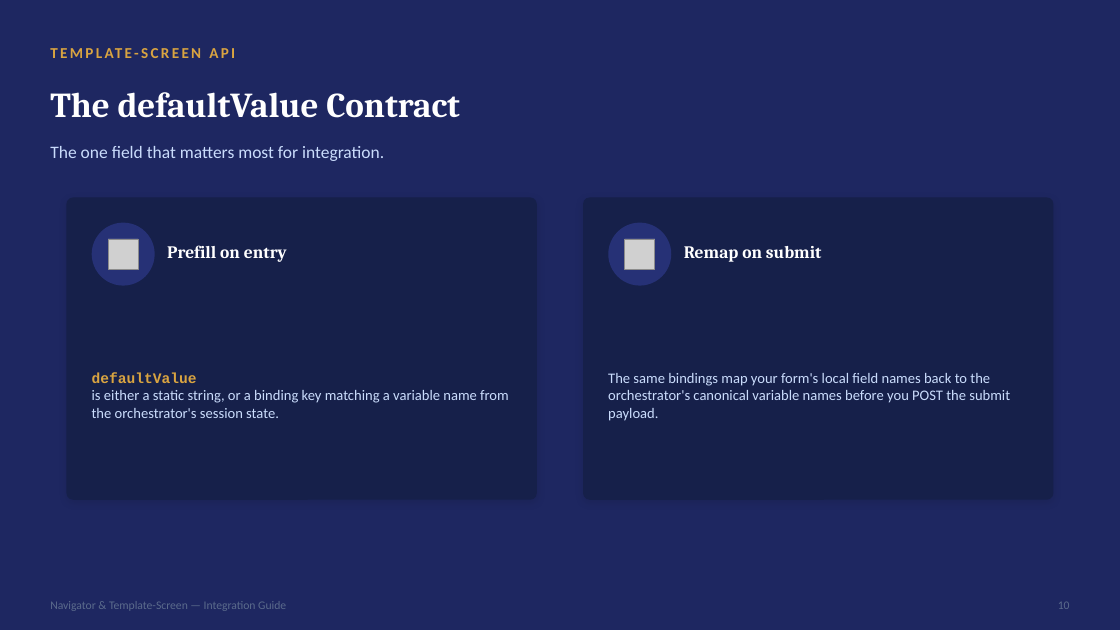
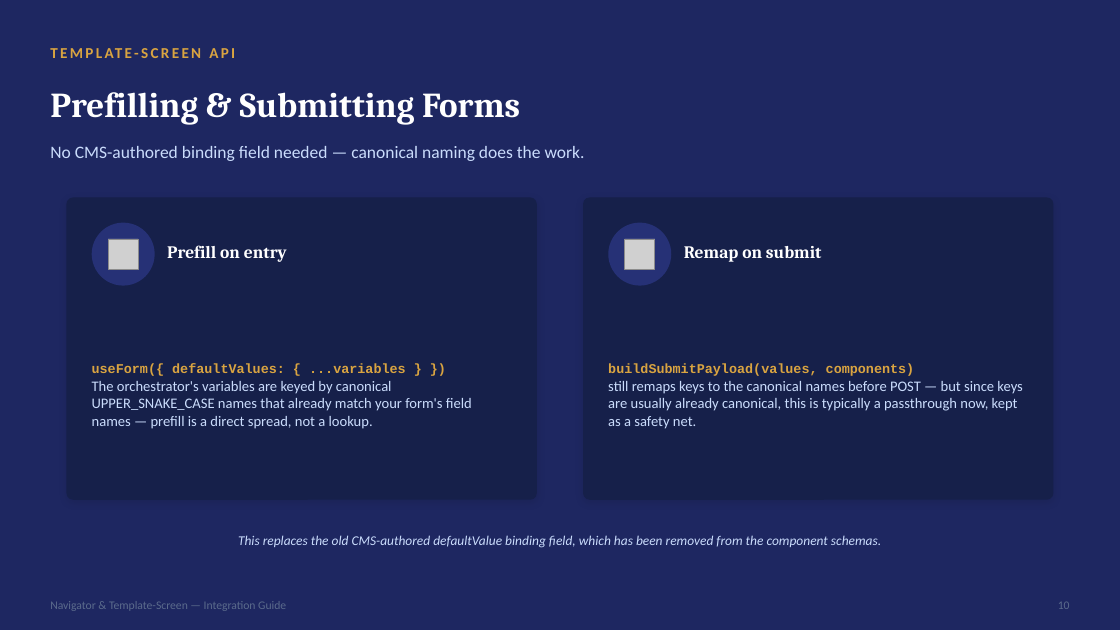
Before and after one commit to excalibur995/cep-cms-placeholder, a slide deck: slide 10 of strapi-architecture-cep-cms.pptx. Drawn at 1120x630 pixels with LibreOffice and Linux fonts; fonts in the diff are those of the drawing; grey boxes stand for pictures. Boxes give left, top, right and bottom in pixels: in the first picture for what was removed or moved away, otherwise in the second. Text is boxed around its words. In the diff, an @@ line names an element or a change of style, - is before the commit and + after.

```diff
--- a/strapi-architecture-cep-cms.pptx
+++ b/strapi-architecture-cep-cms.pptx
@@ text at <box>50,92,520,125</box>: text changed @@
-The defaultValue Contract
+Prefilling & Submitting Forms
@@ text at <box>50,146,585,161</box>: text changed @@
-The one field that matters most for integration.
+No CMS-authored binding field needed — canonical naming does the work.
@@ text at <box>92,364,472,429</box>: text changed @@
-defaultValue
-is either a static string, or a binding key matching a variable name from the orchestrator's session state.
+useForm({ defaultValues: { ...variables } })
+The orchestrator's variables are keyed by canonical UPPER_SNAKE_CASE names that already match your form's field names — prefill is a direct spread, not a lookup.
@@ text at <box>608,364,1022,429</box>: text changed @@
-The same bindings map your form's local field names back to the orchestrator's canonical variable names before you POST the submit payload.
+buildSubmitPayload(values, components)
+still remaps keys to the canonical names before POST — but since keys are usually already canonical, this is typically a passthrough now, kept as a safety net.
@@ text added at <box>238,535,881,548</box>, 11.5 pt, text #CADCFC, italic @@
+This replaces the old CMS-authored defaultValue binding field, which has been removed from the component schemas.
```
Also in this commit, not shown: 4 other slides changed, 1 slide added, 17 other files.
